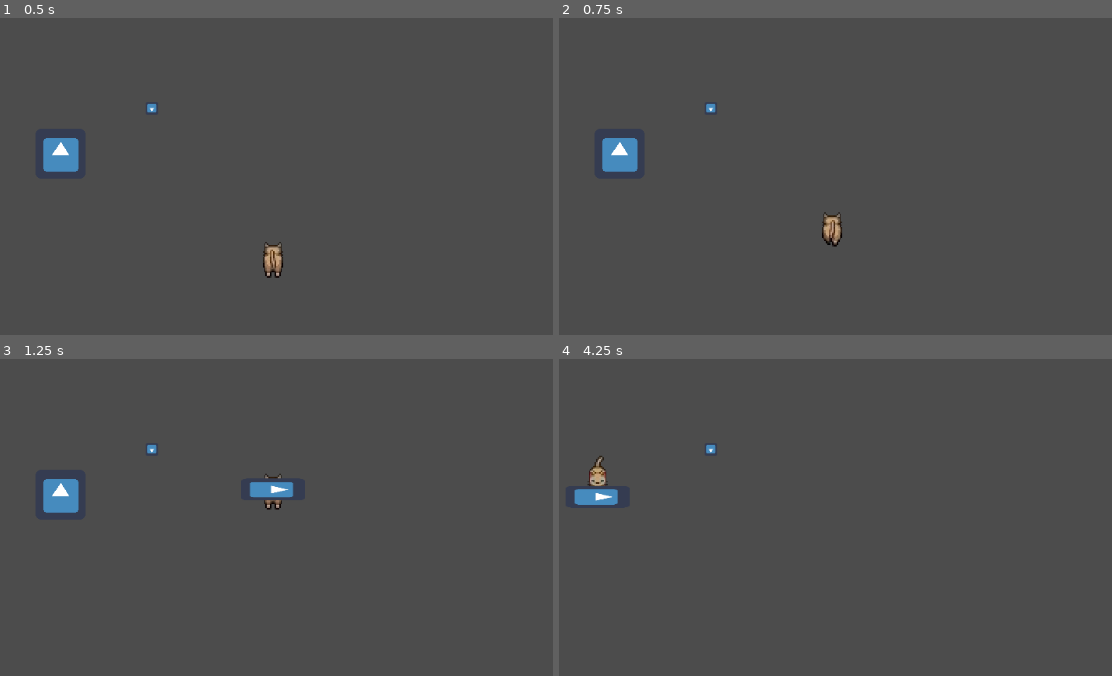
Above: before the commit, frames 1-4 (two rows, left to right).
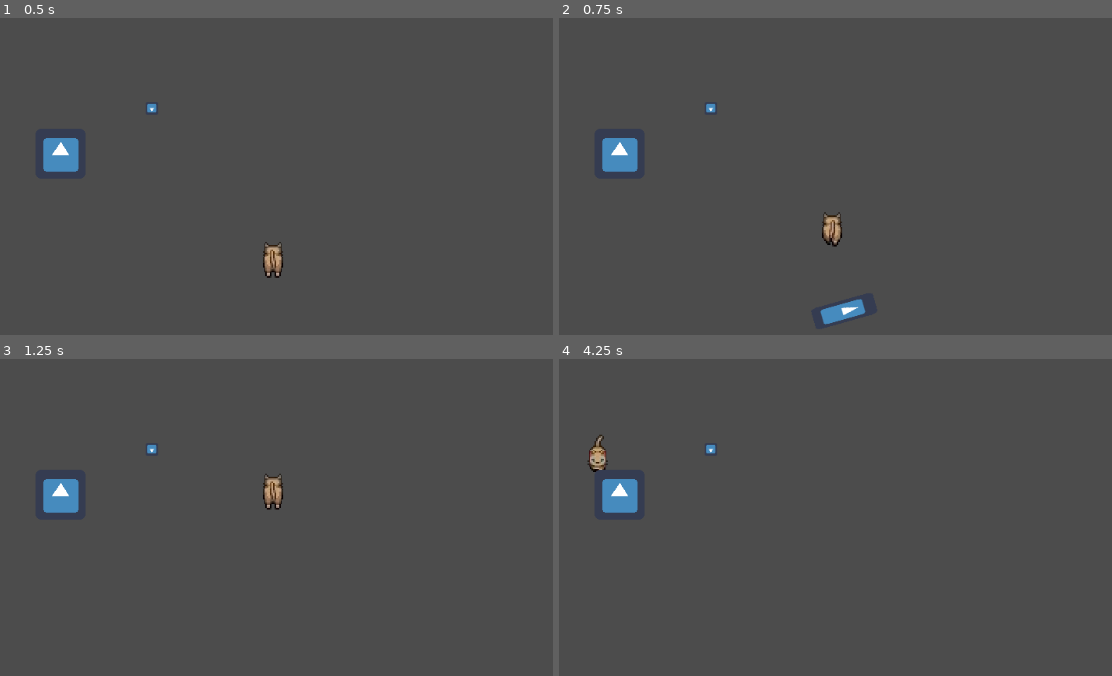
Above: after the commit, the same moments.

Repository: ygda-org/firstQuarter2023
Game: Godot game, scene res://world.tscn
The game is run twice, just before and just after one commit, with the same random seed, the same clock (stepped at 60 frames per second) and the same inputs. The engine's default icon, where the game draws it, is replaced by a stand-in: a white triangle on a blue panel in a dark square.
Inputs (mouse positions are in pixels of both pictures, inside the frame that each line leads up to):
- Up to frame 1 (0.5 s): no input
- Up to frame 2 (0.75 s): tap Enter at 0.5 s; move the mouse to (outside the picture) at 0.52 s; hold Up (ui_up) from 0.53 s (still down); click (outside the picture) at 0.6 s
- Up to frame 3 (1.25 s): keep holding Up (ui_up); tap Space (ui_select) at 0.77, 0.8, 1.07 s
- Up to frame 4 (4.25 s): move the mouse to (outside the picture) at 1.27 s; tap Space (ui_select) at 1.35, 1.52, 1.82, 2.3, 3.02, 3.32, 3.6, 3.77, 4.07 s; click (outside the picture) at 1.55 s; move the mouse to (658, 523) at 2.02 s; release Up (ui_up) at 2.03 s; hold Left (ui_left) 2.03-3.53 s; click (658, 523) at 2.1 s; move the mouse to (940, 593) at 2.77 s; click (940, 593) at 2.85 s; move the mouse to (780, 476) at 3.52 s; hold Down (ui_down) from 3.53 s (still down)

Frame 1 is identical in both runs. In frame 2, 0.4% of the frame differs, in the area x 47-56%, y 88-97%; in frame 3, 0.5%; in frame 4, 1.2%, in the area x 2-15%, y 23-49%.

Commit message:
Claw attack changes
Made the claw attack go in the direction of the mouse and activate on left click

Diff:
--- a/Claw.gd
+++ b/Claw/Claw.gd
@@ -20,5 +20,5 @@
 
 
 func _on_ClawHitBox_body_entered(body):
-	if "EnemyTest" in body.name:
+	if "Enemy" in body.name:
 		body._dead()
--- a/Claw.tscn
+++ b/Claw/Claw.tscn
@@ -1,19 +1,19 @@
 [gd_scene load_steps=4 format=2]
 
-[ext_resource path="res://icon.png" type="Texture" id=1]
-[ext_resource path="res://Claw.gd" type="Script" id=2]
+[ext_resource path="res://Claw/Claw.gd" type="Script" id=1]
+[ext_resource path="res://icon.png" type="Texture" id=2]
 
 [sub_resource type="CapsuleShape2D" id=1]
 radius = 18.0
 height = 68.0
 
 [node name="Claw" type="Node2D"]
-script = ExtResource( 2 )
+script = ExtResource( 1 )
 
 [node name="Sprite" type="Sprite" parent="."]
 position = Vector2( 16, -9.53674e-07 )
 scale = Vector2( 0.4375, 1.28125 )
-texture = ExtResource( 1 )
+texture = ExtResource( 2 )
 
 [node name="ClawHitBox" type="Area2D" parent="."]
 position = Vector2( 15, 0 )
--- a/Items/Item.gd
+++ b/Items/Item.gd
@@ -16,4 +16,5 @@
 func _physics_process(delta):
 	if(is_overlap and Input.is_action_pressed("ui_key_e")):
 		queue_free()
+
 #testing
--- a/Player/Player.gd
+++ b/Player/Player.gd
@@ -3,10 +3,22 @@
 var SPEED = 200
 var velocity = Vector2()
 var direction = 0
-var CLAW = preload("res://Claw.tscn")
+var CLAW = preload("res://Claw/Claw.tscn")
 var dirList = ["Up", "Down", "Left", "Right"]
+var mouse_position = Vector2()
+var mouse_distance = Vector2()
+var mouse_angle = 0
+var claw_distance = Vector2()
 
 func _physics_process(delta):
+	#find the position of mouse and find the angle
+	mouse_position = get_global_mouse_position()
+	mouse_distance = mouse_position - position
+	if mouse_distance.x == 0:
+		mouse_distance.x = 0.1
+	if mouse_distance.y == 0:
+		mouse_distance.y = 0.1
+	mouse_angle = atan(mouse_distance.y/mouse_distance.x)*(180/PI)
 	if(Input.is_action_pressed("ui_right")):
 		velocity.x = 1
 		direction = 3
@@ -31,20 +43,11 @@
 		$AnimationPlayer.play("walk" + dirList[direction])
 	else:
 		$AnimationPlayer.play("idle" + dirList[direction])
-	if Input.is_action_just_pressed("ui_select"):
+	if Input.is_action_just_pressed("mouse_left"):
 		var claw = CLAW.instance()
-		if dirList[direction] == "Right":
-			claw.position = $Claw_PositionRight.global_position
-			claw.rotation_degrees = 0
-		elif dirList[direction] == "Left":
-			claw.position = $Claw_PositionLeft.global_position
-			claw.rotation_degrees = 0
-		elif dirList[direction] == "Up":
-			claw.position = $Claw_PositionUp.global_position
-			claw.rotation_degrees = 90
-		else:
-			claw.position = $Claw_PositionDown.global_position
-			claw.rotation_degrees = 90
-		#claw._set_claw_direction(direction)
+		#set the angle of the claw to the angle we found, and set the distance of the claw to 60 units away from claw_position
+		claw_distance = 60*(position.direction_to(mouse_position))
+		claw.position = $Claw_Position.global_position + Vector2(claw_distance)
+		claw.rotation_degrees = mouse_angle
 		get_parent().add_child(claw)
 	move_and_slide(velocity * SPEED)
--- a/Player/Player.tscn
+++ b/Player/Player.tscn
@@ -197,14 +197,5 @@
 position = Vector2( 0, 8 )
 shape = SubResource( 11 )
 
-[node name="Claw_PositionLeft" type="Position2D" parent="."]
-position = Vector2( -64, 0 )
-
-[node name="Claw_PositionRight" type="Position2D" parent="."]
-position = Vector2( 64, 0 )
-
-[node name="Claw_PositionDown" type="Position2D" parent="."]
-position = Vector2( 0, 48 )
-
-[node name="Claw_PositionUp" type="Position2D" parent="."]
-position = Vector2( 0, -48 )
+[node name="Claw_Position" type="Position2D" parent="."]
+position = Vector2( -5, 10 )
--- a/project.godot
+++ b/project.godot
@@ -53,6 +53,11 @@
 "events": [ Object(InputEventKey,"resource_local_to_scene":false,"resource_name":"","device":0,"alt":false,"shift":false,"control":false,"meta":false,"command":false,"pressed":false,"scancode":69,"physical_scancode":0,"unicode":0,"echo":false,"script":null)
  ]
 }
+mouse_left={
+"deadzone": 0.5,
+"events": [ Object(InputEventMouseButton,"resource_local_to_scene":false,"resource_name":"","device":0,"alt":false,"shift":false,"control":false,"meta":false,"command":false,"button_mask":0,"position":Vector2( 0, 0 ),"global_position":Vector2( 0, 0 ),"factor":1.0,"button_index":1,"pressed":false,"doubleclick":false,"script":null)
+ ]
+}
 
 [physics]
 
